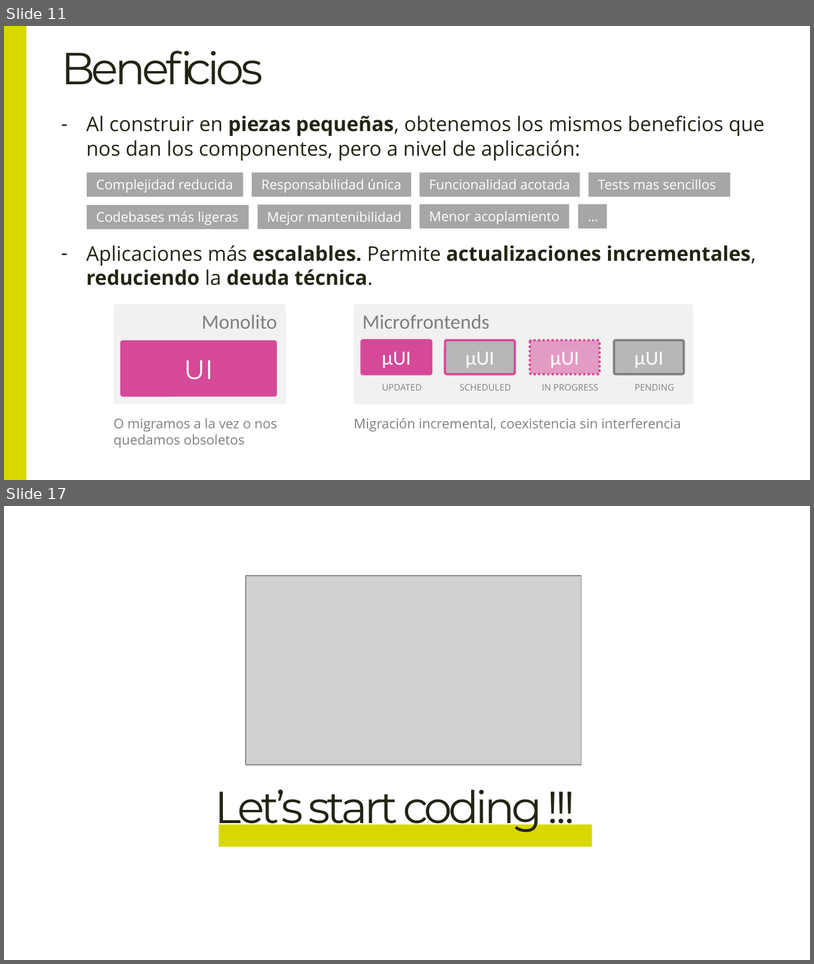
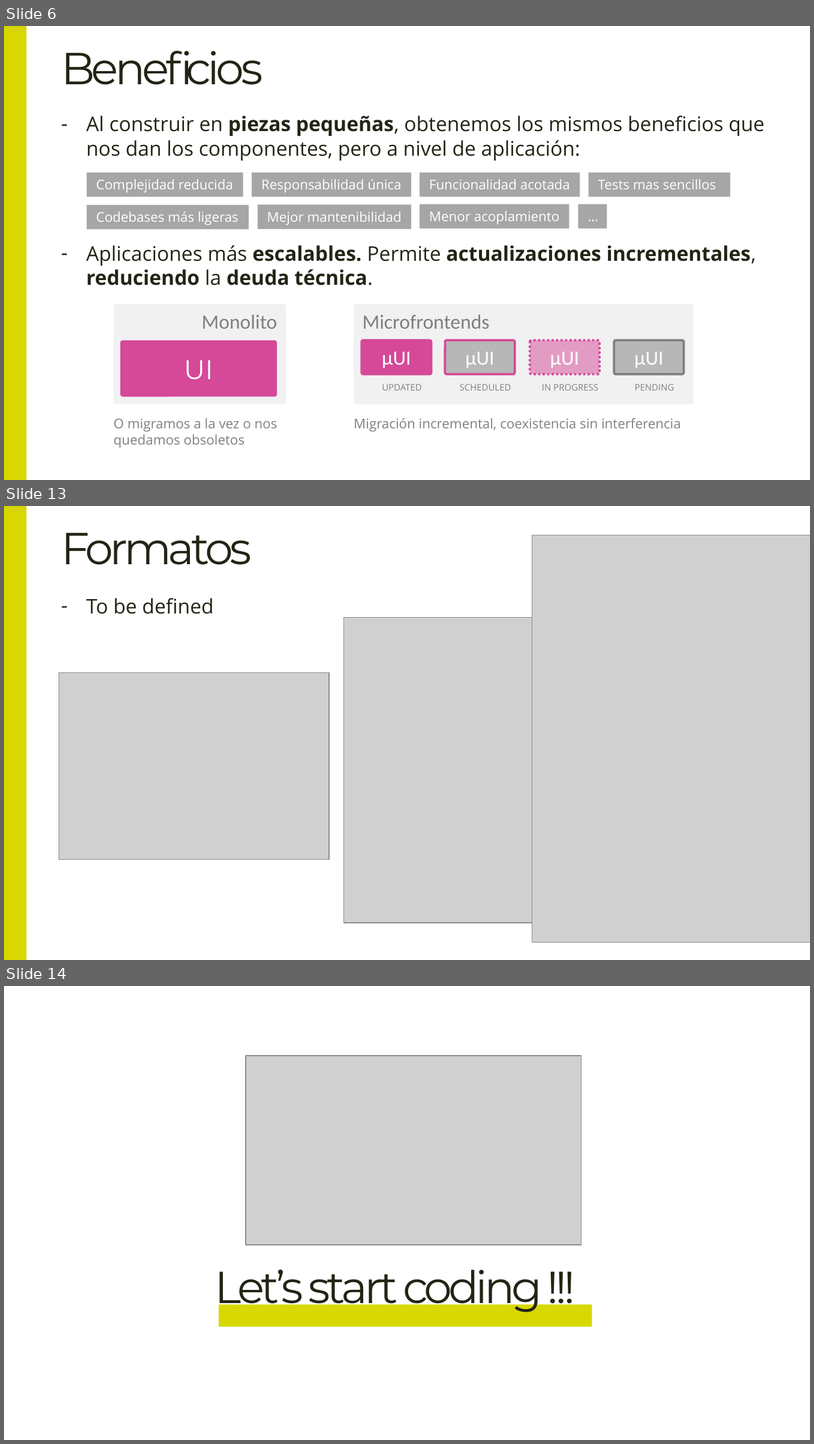
Before and after one commit to Lemoncode/master-frontend-lemoncode, a slide deck: 04-frameworks/16-microfrontends/00-teoría/00-introducción-a-microfrontends.pptx. Shown one above the other, each under a label of ours: slides 11 and 17 before the commit, slides 6, 13 and 14 after it; the slides between them are not shown. The pictures are 814x964 and 814x1444 pixels, drawn with LibreOffice and Linux fonts; fonts in the diff are those of the drawing; grey boxes stand for pictures; background and template pictures are left out. Boxes give left, top, right and bottom in pixels: in the first picture for what was removed or moved away, otherwise in the second. Text is boxed around its words. In the diff, an @@ line names an element or a change of style, - is before the commit and + after.

```diff
--- a/04-frameworks/16-microfrontends/00-teoría/00-introducción-a-microfrontends.pptx
+++ b/04-frameworks/16-microfrontends/00-teoría/00-introducción-a-microfrontends.pptx
@@ slide 13 added at (4, 506, 810, 960), background #FFFFFF @@
@@ rectangle added at (4, 506, 27, 959), fill #D8D800 @@
@@ title added at (61, 532, 252, 565), 40 pt, text #242415 @@
+Formatos
@@ picture added at (532, 535, 810, 942) @@
@@ text added at (86, 598, 213, 614), 18 pt, text #242415 @@
+– To be defined
@@ picture added at (344, 617, 618, 922) @@
@@ picture added at (59, 673, 329, 860) @@
@@ what was slide 11 is now slide 6 @@
@@ what was slide 17 is now slide 14 @@
```
Also in this commit, not shown: 7 slides changed, 2 other slides added, 6 slides removed.
